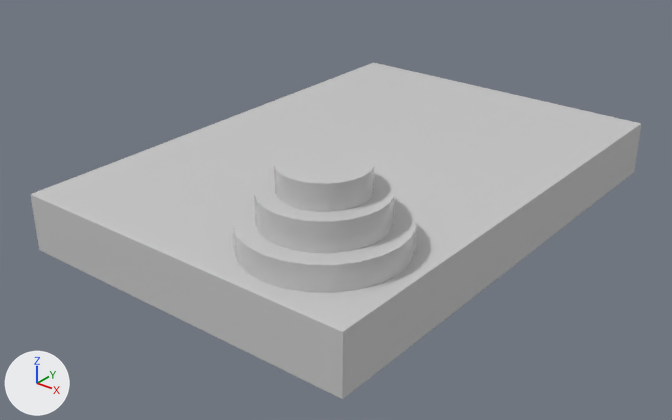
One commit to the FBX model Assets/Models/Cake_Lowpoly_NonTextured.fbx: the scene before it, then after it.
The view is the same before and after, from a camera (50 mm lens) standing at (1.428, -1.903, 1.065) and looking at (0.006, -0.126, -0.037). Arrows for +X, +Y and +Z are at lower left; the lights stay in place. Where no turn or scale is listed for an object, it has been applied to the vertices.

The scene before the commit, as lines of its bpy script (objects in view):
```python
me_mesh = bpy.data.meshes.new('Mesh')
me_mesh.from_pydata(...)  # 56 vertices, 54 faces; spans x -0.5..0.5, y -0.722..0.722, z -0.08..0.08
me_mesh.materials.append(mat_cake)  # light grey #cbcbcb
me_mesh_001 = bpy.data.meshes.new('Mesh.001')
me_mesh_001.from_pydata(...)  # a 24-sided cylinder along z spanning x -0.153..0.153, y -0.153..0.153, z -0.058..0.229
me_mesh_001.materials.append(mat_cake)  # light grey #cbcbcb
me_mesh_002 = bpy.data.meshes.new('Mesh.002')
me_mesh_002.from_pydata(...)  # a 24-sided cylinder along z spanning x -0.108..0.108, y -0.108..0.108, z -0.162..0.162
me_mesh_002.materials.append(mat_cake)  # light grey #cbcbcb
me_mesh_003 = bpy.data.meshes.new('Mesh.003')
me_mesh_003.from_pydata(...)  # a 24-sided cylinder along y spanning x -50.0..50.0, y 25.7..75.0, z -50.0..50.0
me_mesh_003.materials.append(mat_cake)  # light grey #cbcbcb
ob_cube = bpy.data.objects.new('Cube', me_mesh)
ob_cube.location = (0.0, 0.0, 0.0)
ob_cylinder = bpy.data.objects.new('Cylinder', me_mesh_003)
ob_cylinder.location = (0.254, -0.476, -0.159)
ob_cylinder.rotation_euler = (1.571, 0.0, 0.0)  # degrees (90, 0, 0)
ob_cylinder.scale = (0.00405, 0.00405, 0.00405)
ob_cylinder__2 = bpy.data.objects.new('Cylinder (2)', me_mesh_001)
ob_cylinder__2.location = (0.254, -0.476, -0.011)
ob_cylinder__3 = bpy.data.objects.new('Cylinder (3)', me_mesh_002)
ob_cylinder__3.location = (0.254, -0.476, 0.121)
```
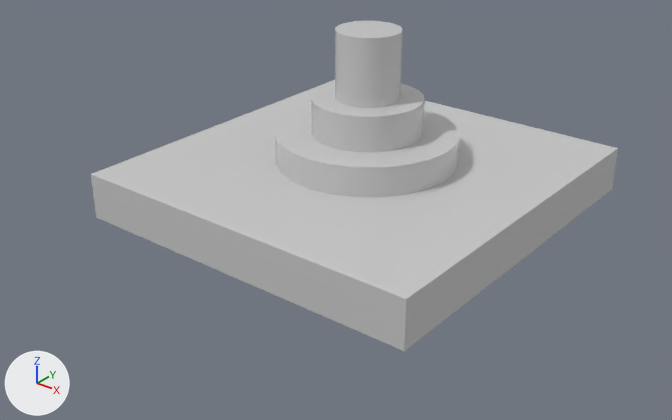
Commit message: updated cake shape

Changed parts and their boxes [x1, y1, x2, y2] in the pictures (672 x 420 px):
'Cube', reshaped (14% narrower, 20% shorter): before [31, 62, 641, 399]; after [91, 80, 618, 351]
'Cylinder', reshaped, moved, rescaled: before [233, 197, 416, 293]; after [275, 21, 460, 197]
'Cylinder (2)', deleted: before [254, 172, 394, 253]
'Cylinder (3)', deleted: before [274, 144, 374, 212]

The edits, one by one:
me_mesh_003 is used by ob_cylinder; location (0.254, -0.476, -0.159); rotation (1.571, 0.0, 0.0), in degrees (90, 0, 0); scale (0.00405, 0.00405, 0.00405).
me_mesh_003 had 48 vertices, 26 faces and spanned x -50.0..50.0, y 25.7..75.0, z -50.0..50.0.
me_mesh_003 now has 144 vertices, 121 faces and spans x -25.1..25.4, y -6.3..43.1, z -26.8..23.6.
me_mesh_003 part 2: the whole mesh is rebuilt.
me_mesh has 56 vertices, 54 faces and spans x -0.5..0.5, y -0.722..0.722, z -0.08..0.08.
me_mesh is used by ob_cube; location (0.0, 0.0, 0.0).
me_mesh part 1: the whole mesh is multiplied about its middle by the matrix ((1.025, 0.0, 0.0), (0.0, 0.73, 0.0), (0.0, 0.0, 0.815)).
Object 'Cylinder' (ob_cylinder) moves from (0.254, -0.476, -0.159) to (0.0, 0.0, 0.0).
Object 'Cylinder' (ob_cylinder) is rescaled from (0.00405, 0.00405, 0.00405) to (0.01, 0.01, 0.01).
Object 'Cylinder (2)' (ob_cylinder__2) is deleted.
Object 'Cylinder (3)' (ob_cylinder__3) is deleted.
